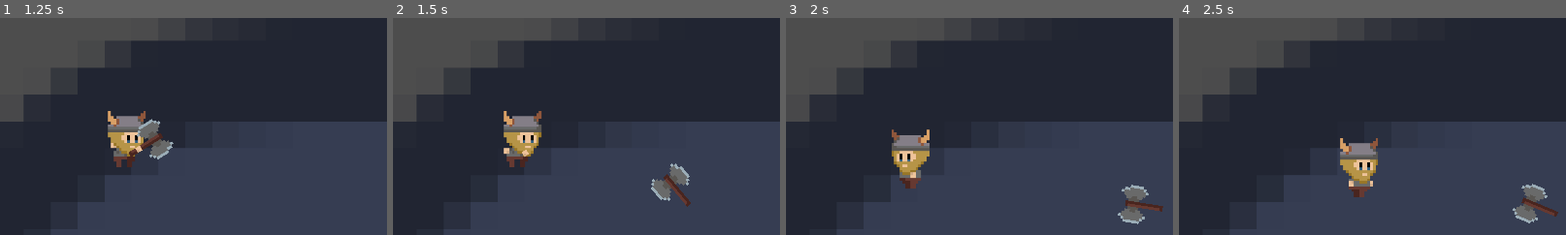
Above: before the commit, frames 1-4 (left to right).
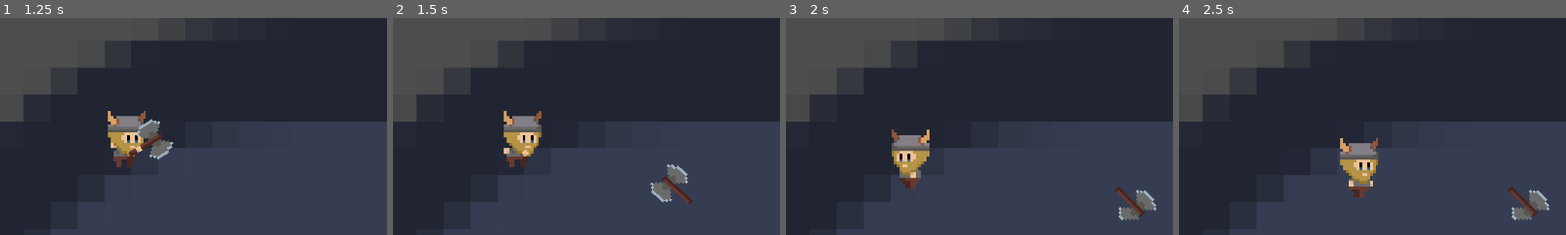
Above: after the commit, the same moments.

Repository: ecustic/mcfac-yoho
Game: Godot game, scene res://main.tscn
Same seed, same stepped clock (60 frames per second), same inputs: the game is played once before the commit and once after it. The engine's default icon, where the game draws it, is replaced by a stand-in: a white triangle on a blue panel in a dark square.
Inputs (mouse positions are % of the whole screen's width and height, from its top left):
- Up to frame 1 (1.25 s): tap Enter at 0.5 s; move the mouse to (72, 45) at 0.52 s; hold D (move_right) from 0.53 s (still down); click (72, 45) at 0.6 s
- Up to frame 2 (1.5 s): move the mouse to (30, 55) at 1.27 s; release D (move_right) at 1.28 s; hold S (move_down) from 1.28 s (still down); click (30, 55) at 1.35 s
- Up to frame 3 (2 s): keep holding S (move_down)
- Up to frame 4 (2.5 s): move the mouse to (60, 28) at 2.02 s; release S (move_down) at 2.03 s; hold D (move_right) from 2.03 s (still down); click (60, 28) at 2.1 s
The pictures show only the part of the screen within x 18-68%, y 1-51%; the shares and areas given below are measured in that part.

Frame 1 is identical in both runs. In frame 2, 0.4% of the frame differs, in the area x 66-78%, y 66-88%; in frame 3, 0.9%; in frame 4, 0.9%, in the area x 84-98%, y 76-95%.

Commit message:
Add axe landed / stuck mechanic

Diff:
--- a/axe/axe.gd
+++ b/axe/axe.gd
@@ -1,19 +1,34 @@
 extends Area2D
 class_name Axe
 
+@export var direction = 1
 @export var linear_velocity: Vector2 = Vector2.ZERO
-@export var angular_velocity: float = 0.0
+@export var flying: bool = true
+
+@onready var axe_sprite: Sprite2D = $AxeSprite
+@onready var axe_stuck_sprite: Sprite2D = $AxeStuckSprite
 
 func _on_body_entered(body:Node) -> void:
 	print("Axe collided with: ", body.name)
-	if body is Viking and linear_velocity.length() < 0.1:
+	if body is Viking and not flying:
 		var viking: Viking = body
 		viking.pick_up_axe()
 		queue_free()
 
 func _physics_process(_delta: float) -> void:
-		position += linear_velocity * _delta
-		rotation += angular_velocity * _delta
+	position += linear_velocity * _delta
+	rotation = cos(linear_velocity.length() * 0.01) * PI * 0.75 * direction
 
-		linear_velocity *= 0.9
-		angular_velocity *= 0.9
+	linear_velocity *= 0.9
+
+	if linear_velocity.length() < 30:
+		linear_velocity = Vector2.ZERO
+		flying = false
+
+	if flying:
+		axe_sprite.visible = true
+		axe_stuck_sprite.visible = false
+	else:
+		axe_sprite.visible = false
+		axe_stuck_sprite.flip_h = direction > 0
+		axe_stuck_sprite.visible = true
--- a/axe/axe.tscn
+++ b/axe/axe.tscn
@@ -1,7 +1,8 @@
-[gd_scene load_steps=4 format=3 uid="uid://g5w1jhal7ikl"]
+[gd_scene load_steps=5 format=3 uid="uid://g5w1jhal7ikl"]
 
 [ext_resource type="Script" uid="uid://dl44tbpk84aok" path="res://axe/axe.gd" id="1_g4gfw"]
 [ext_resource type="Texture2D" uid="uid://b6dvmy4erpm2s" path="res://assets/axe/axe.png" id="1_ib58u"]
+[ext_resource type="Texture2D" uid="uid://8u1hibe0cink" path="res://assets/axe/axe_stuck.png" id="3_qvt6e"]
 
 [sub_resource type="RectangleShape2D" id="RectangleShape2D_7dw2v"]
 size = Vector2(14, 16)
@@ -13,7 +14,11 @@
 [node name="CollisionShape2D" type="CollisionShape2D" parent="."]
 shape = SubResource("RectangleShape2D_7dw2v")
 
-[node name="Sprite2D" type="Sprite2D" parent="."]
+[node name="AxeSprite" type="Sprite2D" parent="."]
 texture = ExtResource("1_ib58u")
 
+[node name="AxeStuckSprite" type="Sprite2D" parent="."]
+visible = false
+texture = ExtResource("3_qvt6e")
+
 [connection signal="body_entered" from="." to="." method="_on_body_entered"]
--- a/viking/viking.gd
+++ b/viking/viking.gd
@@ -54,8 +54,9 @@
 		var thrown_axe: Axe = axe_scene.instantiate()
 		thrown_axe.global_position = main_hand.global_position
 		thrown_axe.linear_velocity = look_direction * 500
+		thrown_axe.direction = 1 if look_direction.x >= 0 else -1
 		thrown_axe.rotation = main_hand.global_rotation
-		thrown_axe.angular_velocity = 100
+		#thrown_axe.angular_velocity = 100
 		get_parent().add_child(thrown_axe)
 	else:
 		print("No axe to throw!")
Binary file added: assets/axe/axe_stuck.png
Not shown, added: assets/axe/axe_stuck.png.import
